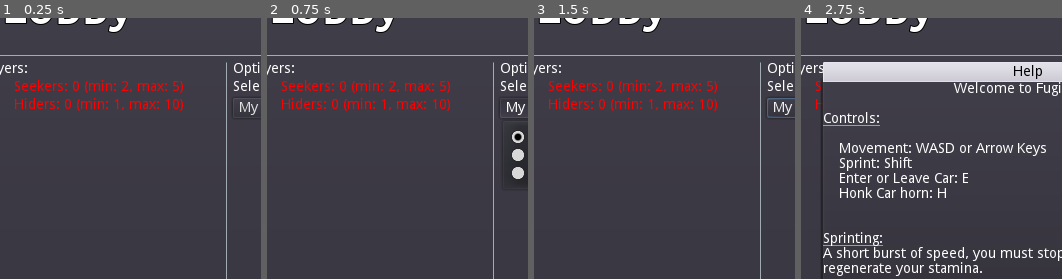
Above: before the commit, frames 1-4 (left to right).
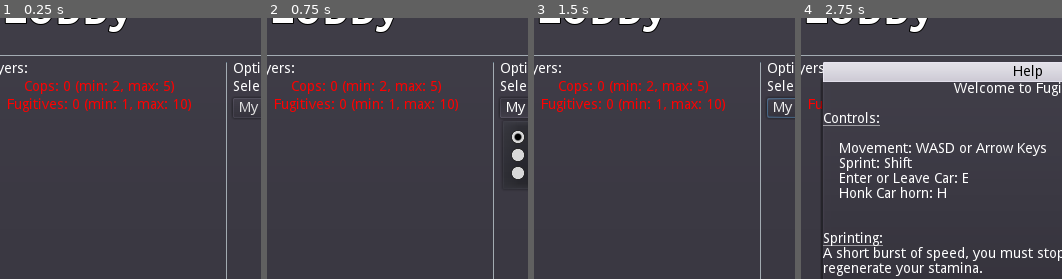
Above: after the commit, the same moments.

Repository: FugitiveTheGame/Fugitive
Game: Godot game, scene res://screens/lobby/Lobby.tscn
The game is run twice, just before and just after one commit, with the same random seed, the same clock (stepped at 60 frames per second) and the same inputs. This scene is started directly instead of the project's main scene.
Inputs:
- Up to frame 1 (0.25 s): no input
- Up to frame 2 (0.75 s): click "My Neighborhood" at 0.5 s
- Up to frame 3 (1.5 s): click "X" at 1.25 s
- Up to frame 4 (2.75 s): click "Help" at 2 s
The pictures show only the part of the screen within x 7-57%, y 10-60%; the shares and areas given below are measured in that part.

The runs differ from the first frame. In frame 1, 2.8% of the frame differs, in the area x 3-74%, y 23-37%; in frame 2, 2.8%; in frame 3, 2.8%; in frame 4, 0.1%.

Commit message:
Replace Seeker/Hider strings

Diff:
--- a/screens/lobby/Lobby.gd
+++ b/screens/lobby/Lobby.gd
@@ -135,8 +135,8 @@
 	if (numRandomHiders < 0):
 		numRandomHiders = 0
 
-	seekerCountLabel.text = 'Seekers: %d (min: %d, max: %d)' % [(numSeekers + numRandomSeekers), MIN_SEEKERS, MAX_SEEKERS]
-	hiderCountLabel.text = 'Hiders: %d (min: %d, max: %d)' % [(numHiders + numRandomHiders), MIN_HIDERS, MAX_HIDERS]
+	seekerCountLabel.text = 'Cops: %d (min: %d, max: %d)' % [(numSeekers + numRandomSeekers), MIN_SEEKERS, MAX_SEEKERS]
+	hiderCountLabel.text = 'Fugitives: %d (min: %d, max: %d)' % [(numHiders + numRandomHiders), MIN_HIDERS, MAX_HIDERS]
 
 	if (numSeekers + numRandomSeekers > MAX_SEEKERS):
 		seekerCountLabel.add_color_override("font_color", Color.red)
--- a/screens/lobby/Lobby.tscn
+++ b/screens/lobby/Lobby.tscn
@@ -89,14 +89,14 @@
 margin_top = 18.0
 margin_right = 243.0
 margin_bottom = 32.0
-text = "Seekers: 0/2"
+text = "Cops: %d (min: %d, max: %d)"
 align = 1
 
 [node name="HidersCount" type="Label" parent="MainPanel/OuterContainer/CenterContainer/PlayersContainer"]
 margin_top = 36.0
 margin_right = 243.0
 margin_bottom = 50.0
-text = "Hiders: 0/4"
+text = "Fugitives: %d (min: %d, max: %d)"
 align = 1
 
 [node name="PlayersScrollContainer" type="ScrollContainer" parent="MainPanel/OuterContainer/CenterContainer/PlayersContainer"]
